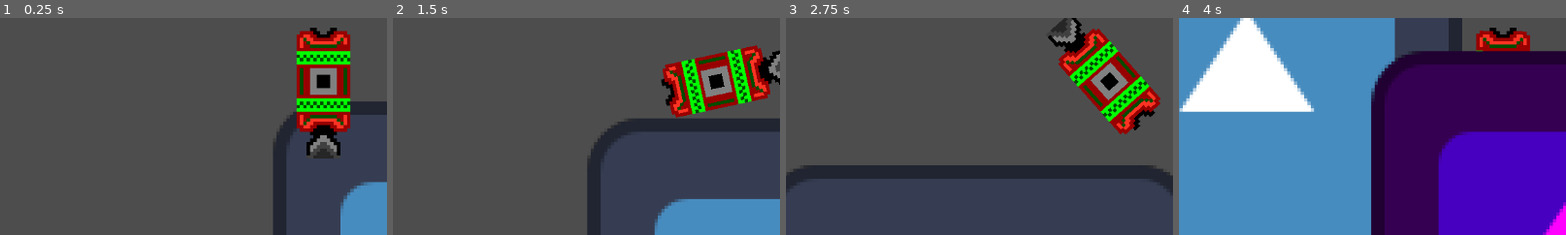
Above: before the commit, frames 1-4 (left to right).
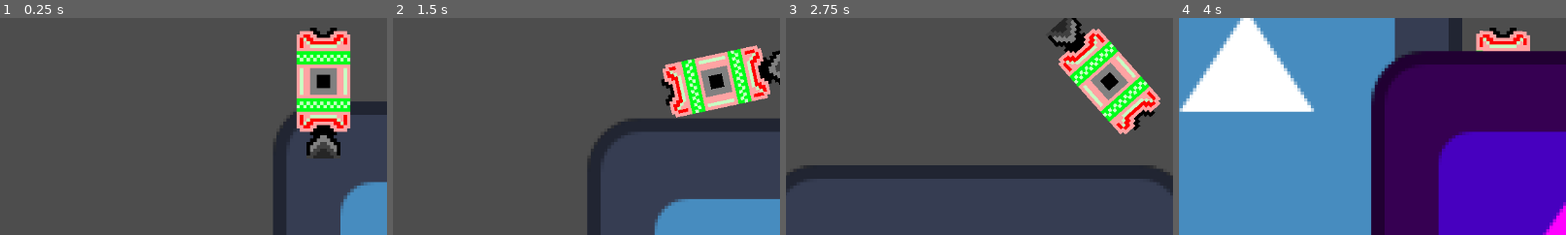
Above: after the commit, the same moments.

Repository: CWmain/botManager
Game: Godot game, scene res://Scene/base.tscn
The game is run twice, just before and just after one commit, with the same random seed, the same clock (stepped at 60 frames per second) and the same inputs. The engine's default icon, where the game draws it, is replaced by a stand-in: a white triangle on a blue panel in a dark square.
Inputs:
- Up to frame 1 (0.25 s): no input
- Up to frame 2 (1.5 s): tap Enter at 0.5 s; hold Right (ui_right) 0.53-1.28 s; hold Down (ui_down) from 1.28 s (still down)
- Up to frame 3 (2.75 s): release Down (ui_down) at 2.03 s; hold Right (ui_right) from 2.03 s (still down)
- Up to frame 4 (4 s): release Right (ui_right) at 2.78 s; hold Up (ui_up) 2.78-3.53 s; hold Left (ui_left) from 3.53 s (still down)
The pictures show only the part of the screen within x 8-58%, y 35-85%; the shares and areas given below are measured in that part.

The runs differ from the first frame. In frame 1, 5.3% of the frame differs, in the area x 76-91%, y 5-53%; in frame 2, 5.3%; in frame 3, 5.4%, in the area x 70-97%, y 4-54%; in frame 4, 1.2%.

Commit message:
Updated recolour shader to take in a texture 2d for swapping pallets instead of a Packed Color Array

Diff:
--- a/Objects/Bots/base_bot.gd
+++ b/Objects/Bots/base_bot.gd
@@ -1,8 +1,8 @@
 extends Node2D
 
 @export_group("Color", "c_")
-@export var c_original: PackedColorArray
-@export var c_reColor: PackedColorArray
+@export var c_original: Texture2D
+@export var c_reColor: Texture2D
 
 @export var baseMoveSpeed: float = 20
 @export var baseRotationSpeed: float = 1
@@ -29,8 +29,6 @@
 	sprite_2d.material.set_shader_parameter("original", c_original)
 	sprite_2d.material.set_shader_parameter("recolor", c_reColor)
 	updateEquipment()
-	print(modifierTracker)
-	print(Enums.MODIFICATION.find_key(0))
 	print_modifer_tracker()
 
 func _process(delta: float) -> void:
@@ -54,7 +52,6 @@
 
 ## Called to recalculate totalStats (i.e moveSpeed)
 func updateEquipment():
-	var curEquipment: Equipment
 	if e_head != null:
 		if curHead != null:
 			curHead.queue_free()
@@ -96,5 +93,3 @@
 			modifierTracker[change].append([equipment.name, statChanges[change]])
 		else:
 			modifierTracker[change] = [[equipment.name, statChanges[change]]]
-
-		print(statChanges[change])
--- a/Objects/Bots/base_bot.tscn
+++ b/Objects/Bots/base_bot.tscn
@@ -1,20 +1,20 @@
-[gd_scene load_steps=7 format=3 uid="uid://i84ma6rgf6kk"]
+[gd_scene load_steps=9 format=3 uid="uid://i84ma6rgf6kk"]
 
 [ext_resource type="Texture2D" uid="uid://cka5rlq7af4dm" path="res://Objects/Bots/Bot3SlotBase.png" id="1_jaqpk"]
 [ext_resource type="Shader" uid="uid://cn202joa1mqr5" path="res://Objects/Bots/reColor.gdshader" id="1_qmvjg"]
 [ext_resource type="Script" uid="uid://y7snawi8sakl" path="res://Objects/Bots/base_bot.gd" id="1_weu0y"]
 [ext_resource type="PackedScene" uid="uid://dstoqrci8ck5o" path="res://Objects/Equipment/BackPack/back_pack.tscn" id="2_6xkl7"]
+[ext_resource type="Texture2D" uid="uid://cxiofmhgyqn17" path="res://Objects/Bots/BaseColorPallet.png" id="2_ukfyj"]
+[ext_resource type="Texture2D" uid="uid://cyonml1oiqtwa" path="res://Objects/Bots/ColorPallets/ColorSwapPallet.png" id="3_6qp8m"]
 [ext_resource type="PackedScene" uid="uid://brwbgql70uqor" path="res://Objects/Equipment/Booster/booster.tscn" id="4_hnho6"]
 
 [sub_resource type="ShaderMaterial" id="ShaderMaterial_qmvjg"]
 shader = ExtResource("1_qmvjg")
-shader_parameter/original = PackedColorArray(0, 0, 0, 0, 0, 0, 0, 0, 0, 0, 0, 0, 0, 0, 0, 0)
-shader_parameter/recolor = PackedColorArray(0, 0, 0, 0, 0, 0, 0, 0, 0, 0, 0, 0, 0, 0, 0, 0)
 
 [node name="BaseBot" type="Node2D"]
 script = ExtResource("1_weu0y")
-c_original = PackedColorArray(0.294118, 0.258824, 1, 1, 0.466667, 0.592157, 1, 1, 1, 0.639216, 0.227451, 1, 1, 0.823529, 0.498039, 1)
-c_reColor = PackedColorArray(1, 0.2, 0.137255, 1, 0.596078, 0, 0, 1, 0, 1, 0, 1, 0, 0.298039, 0, 1)
+c_original = ExtResource("2_ukfyj")
+c_reColor = ExtResource("3_6qp8m")
 e_body = ExtResource("2_6xkl7")
 e_legs = ExtResource("4_hnho6")
 
--- a/Objects/Bots/reColor.gdshader
+++ b/Objects/Bots/reColor.gdshader
@@ -2,8 +2,9 @@
 
 
 const float EPSILON = 0.0001;
-uniform vec4 original[4] : source_color;
-uniform vec4 recolor[4] : source_color;
+
+uniform sampler2D original;
+uniform sampler2D recolor;
 
 bool sameColor(vec4 a, vec4 b){
 	for (int i = 0; i < 4; i++){
@@ -15,15 +16,12 @@
 }
 
 void fragment() {
-
-	for(int i = 0; i < original.length(); i++){
-		if (sameColor(COLOR, original[i])){
-			COLOR = recolor[i];
+	float start = 0.125;
+	for(int i = 0; i < 4; i++){
+		vec4 baseC = texture(original, vec2(start + 0.25*float(i), 0.5));
+		vec4 newC = texture(recolor, vec2(start + 0.25*float(i), 0.5));
+		if (sameColor(COLOR, baseC)){
+			COLOR = newC;
 		}
 	}
 }
-
-//void light() {
-//	// Called for every pixel for every light affecting the CanvasItem.
-//	// Uncomment to replace the default light processing function with this one.
-//}
Binary file added: Objects/Bots/BaseColorPallet.png
Not shown, added: Objects/Bots/BaseColorPallet.png.import
Binary file added: Objects/Bots/ColorPallets/ColorSwapPallet.png
Not shown, added: Objects/Bots/ColorPallets/ColorSwapPallet.png.import
